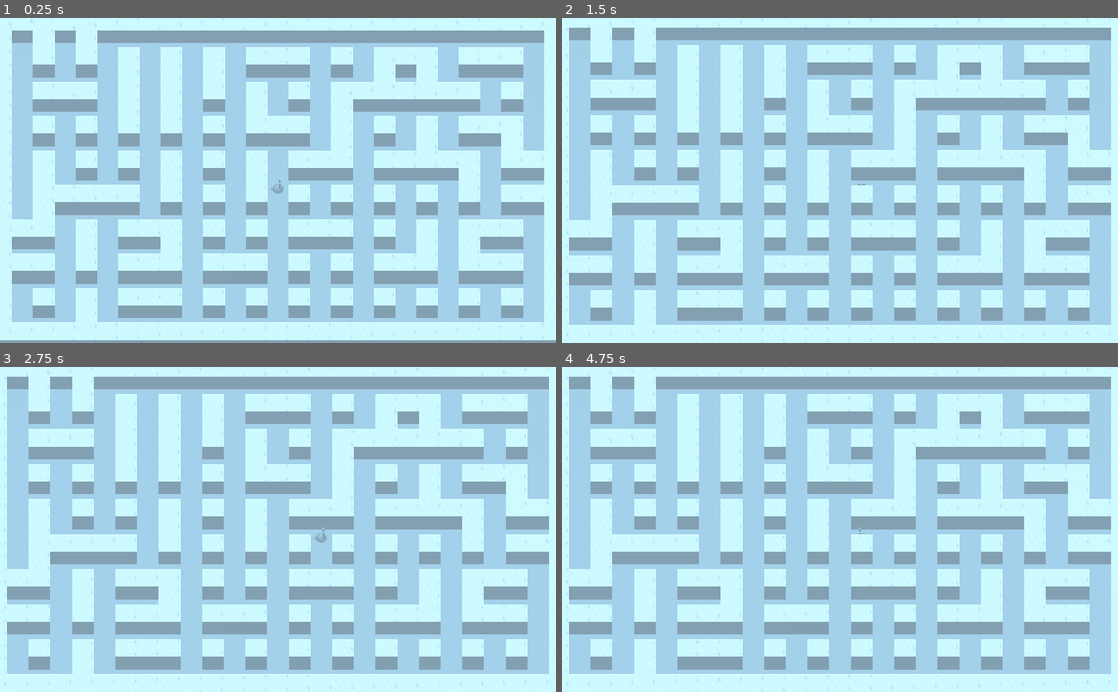
Above: before the commit, frames 1-4 (two rows, left to right).
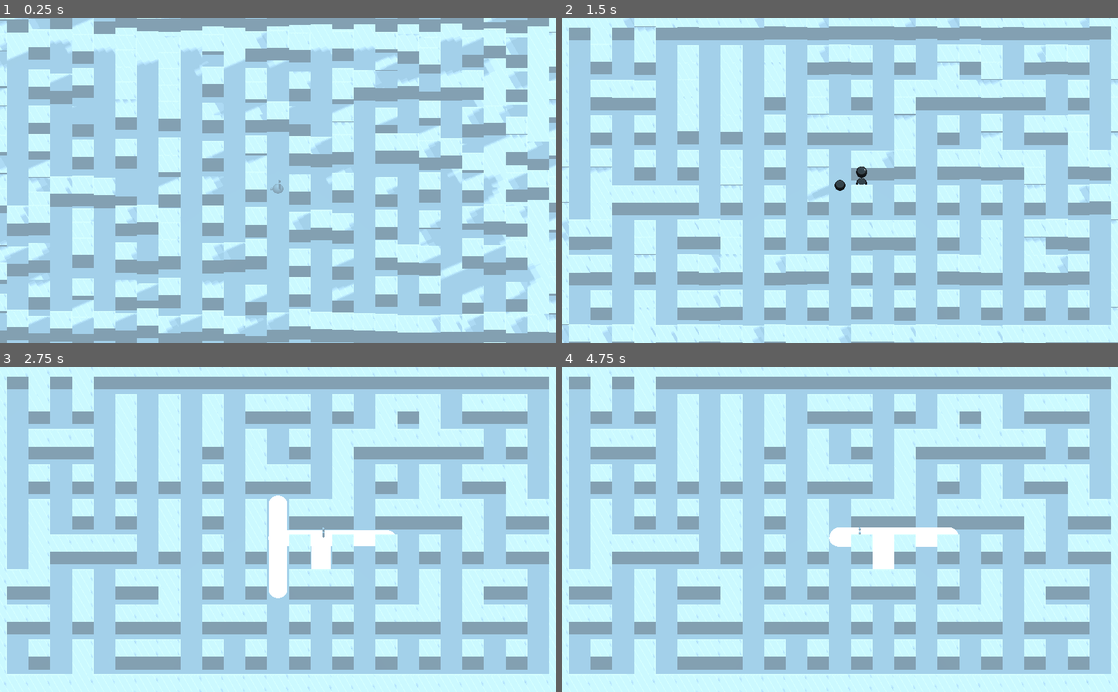
Above: after the commit, the same moments.

Repository: droqen/tojam2024battle
Game: Godot game, scene res://dev/droqen/control_test.tscn
Two runs of this game, one before a commit and one after it. Both use one fixed random seed, a clock stepped at 60 frames per second and the inputs below.
Inputs:
- Up to frame 1 (0.25 s): no input
- Up to frame 2 (1.5 s): tap Enter (ui_accept) at 0.5, 0.6, 0.77, 1.07, 1.35 s; hold Right (ui_right) 0.53-1.28 s; hold Down (ui_down) from 1.28 s (still down)
- Up to frame 3 (2.75 s): tap Enter (ui_accept) at 1.52, 1.82, 2.1 s; release Down (ui_down) at 2.03 s; hold Right (ui_right) from 2.03 s (still down)
- Up to frame 4 (4.75 s): release Right (ui_right) at 2.78 s; hold Up (ui_up) 2.78-3.53 s; tap Enter (ui_accept) at 2.85, 3.02, 3.32, 3.6, 3.77, 4.07, 4.35, 4.52 s; hold Left (ui_left) from 3.53 s (still down)

The runs differ from the first frame. In frame 1, 55% of the frame differs, in the area x 0-100%, y 0-100%; in frame 2, 3.4%; in frame 3, 1.8%; in frame 4, 1.2%.

Commit message:
BOMBS

Diff:
--- a/bomberman_project/dev/droqen/GridMover.gd
+++ b/bomberman_project/dev/droqen/GridMover.gd
@@ -1,18 +1,14 @@
 extends GridObject
+class_name GridMover
 
 var goalfacedir : Vector3 = Vector3.RIGHT
 
 func _physics_process(_delta):
-	var dpad = Vector2(
-		(1 if Input.is_action_just_pressed("ui_right") else 0) - (1 if Input.is_action_just_pressed("ui_left") else 0),
-		(1 if Input.is_action_just_pressed("ui_up") else 0) - (1 if Input.is_action_just_pressed("ui_down") else 0)
-	)
-	if dpad:
-		if self.try_move(dpad):
-			pass
-		else:
-			translation += 0.5 * GameGrid.cell_to_pos(dpad)
-	look_at(translation + goalfacedir, Vector3.UP)
+
+	$looktarget.translation = lerp($looktarget.translation, goalfacedir, 0.40)
+	look_at_from_position(Vector3.ZERO, $looktarget.translation, Vector3.UP)
+
+	$Node/column.translation = goalpos
 
 func try_move(dir):
 	if dir:
@@ -20,6 +16,7 @@
 		if .try_move(dir):
 			return true
 		else:
+			self.velocity += GameGrid.cell_to_pos(dir) * 0.45
 			return false
 	else:
 		return false
--- a/bomberman_project/dev/droqen/world_gen.gd
+++ b/bomberman_project/dev/droqen/world_gen.gd
@@ -16,8 +16,4 @@
 				spawn_block_at(x,y)
 
 func spawn_block_at(x,y):
-				var block = BLOCK.instance()
-				block.set_cell(Vector2(x,y))
-				yield(get_tree(),"idle_frame")
-				w.add_child(block)
-				block.owner = owner if owner else self
+				var block = BLOCK.instance().setup(w, Vector2(x,y))
--- a/bomberman_project/gameplay/GameGrid.gd
+++ b/bomberman_project/gameplay/GameGrid.gd
@@ -18,3 +18,9 @@
 		if obj.cell == cell:
 			objs.append(obj)
 	return objs
+
+func is_wall(cell) -> bool:
+	for obj in find_objs_at_cell(cell):
+		if obj.get('IS_WALL'):
+			return true
+	return false
--- a/bomberman_project/gameplay/GridObject.gd
+++ b/bomberman_project/gameplay/GridObject.gd
@@ -4,13 +4,33 @@
 var goalpos : Vector3
 var cell : Vector2
 
+var velocity : Vector3
+
+var just_entered : bool = false
+
+export (float) var maxspeed : float = 10.0
+export (float) var accellerp : float = 0.1
+
+func setup(parent, cell):
+	yield(parent.get_tree(),"idle_frame")
+	set_cell(cell)
+	parent.add_child(self)
+	owner = parent.owner if parent.owner else self
+	return self
+
 func _enter_tree():
 	GameGrid.reg(self)
+	just_entered = true
+
 func _exit_tree():
 	GameGrid.unreg(self)
+
 func set_cell(_cell):
 	cell = _cell
 	goalpos = GameGrid.cell_to_pos(cell)
+	if just_entered or not get_parent():
+		translation = goalpos + Vector3.UP * rand_range(1,4)
+		velocity.y = rand_range(0.1,0.2)
 func try_move(dir) -> bool:
 	var cell2 = cell + dir
 	if GameGrid.find_objs_at_cell(cell2):
@@ -19,4 +39,16 @@
 		set_cell(cell2)
 		return true
 func _physics_process(_delta):
-	translation = lerp(translation, goalpos, 0.25)
+	just_entered = false
+	velocity.x = lerp(velocity.x, (goalpos-translation).x, 0.15)
+	velocity.z = lerp(velocity.z, (goalpos-translation).z, 0.15)
+	if translation.y > 0:
+		velocity.y -= 0.01
+	else:
+		translation.y = 0
+		if velocity.y < -0.02:
+			velocity.y *= -0.5
+		else:
+			velocity.y = 0.0
+#	velocity = lerp(velocity, (goalpos-translation) * 10.0, 0.1)
+	translation += velocity
--- /dev/null
+++ b/bomberman_project/gameplay/PlayerMover.gd
@@ -0,0 +1,18 @@
+extends GridMover
+class_name PlayerMover
+
+func _physics_process(_delta):
+	var dpad = Vector2(
+		(1 if Input.is_action_just_pressed("ui_right") else 0) - (1 if Input.is_action_just_pressed("ui_left") else 0),
+		(1 if Input.is_action_just_pressed("ui_up") else 0) - (1 if Input.is_action_just_pressed("ui_down") else 0)
+	)
+	if dpad:
+		self.try_move(dpad)
+
+	if Input.is_action_just_pressed("ui_accept"):
+		drop_bomb()
+
+const BOMB = preload("res://scene/subsystems/bomb.tscn")
+
+func drop_bomb():
+	var bomb = BOMB.instance().setup(get_parent(), cell)
--- /dev/null
+++ b/bomberman_project/gameplay/WallObject.gd
@@ -0,0 +1,4 @@
+extends GridObject
+class_name WallObject
+
+const IS_WALL : bool = true
--- a/bomberman_project/gameplay/basic_block.tscn
+++ b/bomberman_project/gameplay/basic_block.tscn
@@ -1,6 +1,6 @@
 [gd_scene load_steps=3 format=2]
 
-[ext_resource path="res://gameplay/GridObject.gd" type="Script" id=1]
+[ext_resource path="res://gameplay/WallObject.gd" type="Script" id=1]
 
 [sub_resource type="CubeMesh" id=1]
 size = Vector3( 4, 4, 4 )
--- a/bomberman_project/project.godot
+++ b/bomberman_project/project.godot
@@ -9,13 +9,31 @@
 config_version=4
 
 _global_script_classes=[ {
+"base": "GridObject",
+"class": "GridMover",
+"language": "GDScript",
+"path": "res://dev/droqen/GridMover.gd"
+}, {
 "base": "Spatial",
 "class": "GridObject",
 "language": "GDScript",
 "path": "res://gameplay/GridObject.gd"
+}, {
+"base": "GridMover",
+"class": "PlayerMover",
+"language": "GDScript",
+"path": "res://gameplay/PlayerMover.gd"
+}, {
+"base": "GridObject",
+"class": "WallObject",
+"language": "GDScript",
+"path": "res://gameplay/WallObject.gd"
 } ]
 _global_script_class_icons={
-"GridObject": ""
+"GridMover": "",
+"GridObject": "",
+"PlayerMover": "",
+"WallObject": ""
 }
 
 [application]
--- /dev/null
+++ b/bomberman_project/scene/subsystems/bomb.gd
@@ -0,0 +1,44 @@
+extends GridObject
+
+const IS_BOMB = true
+
+const EXPLOSION_ROD = preload("res://scene/subsystems/explosion_rod.tscn")
+
+var timer : int = 100
+var maxreach : int = 3
+var detonated : bool = false
+
+func _physics_process(_delta):
+	if timer > 0:
+		timer -= 1
+	elif not detonated:
+		detonate()
+func exploded():
+	if timer > 5: timer = 5
+func detonate():
+	if detonated:
+		queue_free() # just in case
+		return
+	else:
+		timer = 0
+		detonated = true
+		var explosion_rays = [
+			[cell, Vector2.LEFT],
+			[cell, Vector2.RIGHT],
+			[cell, Vector2.UP],
+			[cell, Vector2.DOWN],
+		]
+		for i in range(4):
+			var cell2 : Vector2 = explosion_rays[i][0]
+			var dir : Vector2 = explosion_rays[i][1]
+			for _r in range(maxreach):
+				if GameGrid.is_wall(cell2 + dir):
+					break
+				else:
+					cell2 += dir
+					for obj in GameGrid.find_objs_at_cell(cell2):
+						if obj.has_method('exploded'): obj.call('exploded')
+			explosion_rays[i][0] = cell2
+		EXPLOSION_ROD.instance().setup(get_parent(), explosion_rays[0][0], explosion_rays[1][0])
+		EXPLOSION_ROD.instance().setup(get_parent(), explosion_rays[2][0], explosion_rays[3][0])
+		queue_free()
--- /dev/null
+++ b/bomberman_project/scene/subsystems/bomb.tscn
@@ -0,0 +1,19 @@
+[gd_scene load_steps=4 format=2]
+
+[ext_resource path="res://scene/subsystems/bomb.gd" type="Script" id=1]
+
+[sub_resource type="SphereMesh" id=1]
+
+[sub_resource type="SpatialMaterial" id=2]
+albedo_color = Color( 0.32549, 0.32549, 0.32549, 1 )
+metallic = 0.85
+metallic_specular = 1.0
+roughness = 0.16
+
+[node name="bomb" type="Spatial"]
+script = ExtResource( 1 )
+
+[node name="MeshInstance" type="MeshInstance" parent="."]
+transform = Transform( 1, 0, 0, 0, 1, 0, 0, 0, 1, 0, 1, 0 )
+mesh = SubResource( 1 )
+material/0 = SubResource( 2 )
--- a/bomberman_project/scene/subsystems/bunny.tscn
+++ b/bomberman_project/scene/subsystems/bunny.tscn
@@ -1,6 +1,6 @@
-[gd_scene load_steps=5 format=2]
+[gd_scene load_steps=6 format=2]
 
-[ext_resource path="res://dev/droqen/GridMover.gd" type="Script" id=1]
+[ext_resource path="res://gameplay/PlayerMover.gd" type="Script" id=1]
 
 [sub_resource type="SphereMesh" id=3]
 
@@ -11,6 +11,11 @@
 [sub_resource type="CylinderMesh" id=5]
 top_radius = 0.2
 bottom_radius = 0.2
+
+[sub_resource type="CylinderMesh" id=6]
+top_radius = 0.5
+bottom_radius = 0.5
+height = 10.0
 
 [node name="bunny" type="Spatial"]
 transform = Transform( 1, 0, 0, 0, 1, 0, 0, 0, 1, 0, 0.5, 0 )
@@ -30,3 +35,12 @@
 [node name="ear2" type="MeshInstance" parent="."]
 transform = Transform( 1, 0, 0, 0, 1, 0, 0, 0, 1, -0.462, 1.409, -0.362 )
 mesh = SubResource( 5 )
+
+[node name="looktarget" type="Position3D" parent="."]
+transform = Transform( 1, 0, 0, 0, 1, 0, 0, 0, 1, 0, 0, -1 )
+
+[node name="Node" type="Node" parent="."]
+
+[node name="column" type="MeshInstance" parent="Node"]
+visible = false
+mesh = SubResource( 6 )
--- /dev/null
+++ b/bomberman_project/scene/subsystems/explosion_rod.gd
@@ -0,0 +1,24 @@
+extends Spatial
+
+# visual effect only
+var life : float = 1.0
+
+func setup(parent, cell1, cell2):
+	parent.add_child(self)
+	self.owner = parent.owner if parent.owner else self
+
+	translation = Vector3.ZERO
+	var pos1 : Vector3 = GameGrid.cell_to_pos(cell1)
+	var pos2 : Vector3 = GameGrid.cell_to_pos(cell2)
+	$rod_ball.translation = pos1
+	$rod_ball2.translation = pos2
+#	$rod_core.hide()
+	$rod_core.look_at_from_position(pos1, pos2, Vector3.UP)
+	$rod_core.scale.z = pos1.distance_to(pos2) * 0.5
+	$rod_core.translation = lerp(pos1, pos2, 0.5)
+	return self
+
+func _physics_process(delta):
+	life -= delta
+	translation.y -= 2 * delta
+	if life < 0:queue_free()
--- /dev/null
+++ b/bomberman_project/scene/subsystems/explosion_rod.tscn
@@ -0,0 +1,33 @@
+[gd_scene load_steps=5 format=2]
+
+[ext_resource path="res://scene/subsystems/explosion_rod_mat.tres" type="Material" id=1]
+[ext_resource path="res://scene/subsystems/explosion_rod.gd" type="Script" id=2]
+
+[sub_resource type="CylinderMesh" id=1]
+top_radius = 2.0
+bottom_radius = 2.0
+
+[sub_resource type="SphereMesh" id=2]
+radius = 2.0
+height = 4.0
+
+[node name="explosion_rod" type="Spatial"]
+script = ExtResource( 2 )
+
+[node name="rod_core" type="Spatial" parent="."]
+
+[node name="mesh" type="MeshInstance" parent="rod_core"]
+transform = Transform( 1, 0, 0, 0, -4.37114e-08, -1, 0, 1, -4.37114e-08, 0, 0, 0 )
+mesh = SubResource( 1 )
+skeleton = NodePath("../..")
+material/0 = ExtResource( 1 )
+
+[node name="rod_ball" type="MeshInstance" parent="."]
+transform = Transform( 1, 0, 0, 0, 1, 0, 0, 0, 1, 0, 0, 1 )
+mesh = SubResource( 2 )
+material/0 = ExtResource( 1 )
+
+[node name="rod_ball2" type="MeshInstance" parent="."]
+transform = Transform( 1, 0, 0, 0, 1, 0, 0, 0, 1, 0, 0, -1 )
+mesh = SubResource( 2 )
+material/0 = ExtResource( 1 )
--- /dev/null
+++ b/bomberman_project/scene/subsystems/explosion_rod_mat.tres
@@ -0,0 +1,11 @@
+[gd_resource type="SpatialMaterial" format=2]
+
+[resource]
+emission_enabled = true
+emission = Color( 1, 1, 1, 1 )
+emission_energy = 1.0
+emission_operator = 0
+emission_on_uv2 = false
+rim_enabled = true
+rim = 1.0
+rim_tint = 0.5
